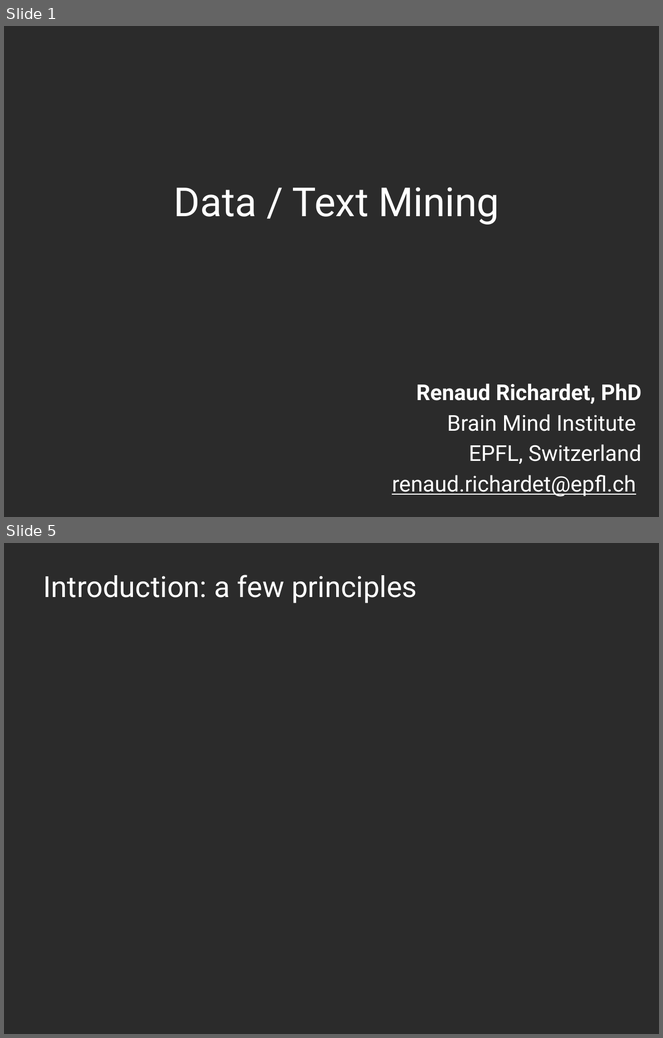
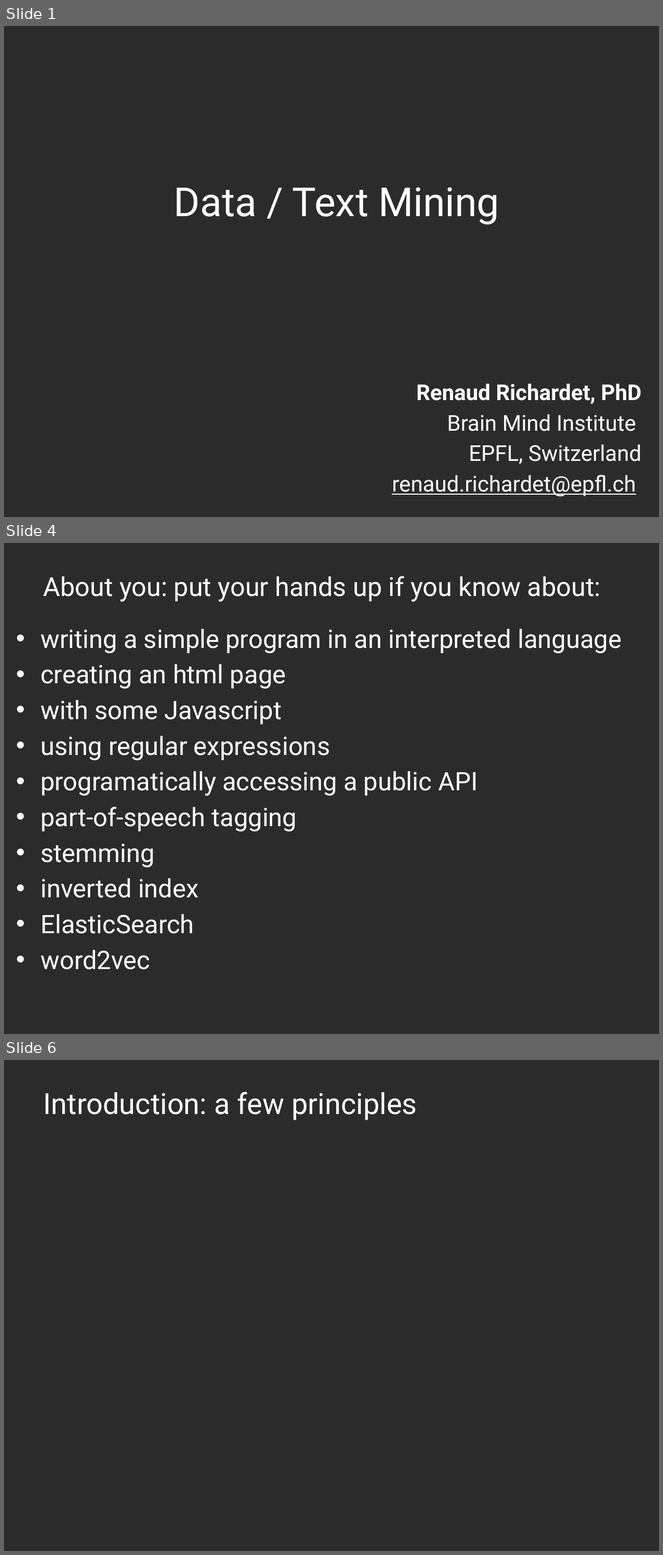
Before and after one commit to ElianeBlumer/text_mining_workshop, a slide deck: 20151126_epfl-library_text-mining.pptx. Shown one above the other, each under a label of ours: slides 1 and 5 before the commit, slides 1, 4 and 6 after it; the slides between them are not shown. The pictures are 663x1038 and 663x1555 pixels, drawn with LibreOffice and Linux fonts; fonts in the diff are those of the drawing; background and template pictures are left out; a plain dark background stands for a picture behind light text. Boxes give left, top, right and bottom in pixels: in the first picture for what was removed or moved away, otherwise in the second. Text is boxed around its words. In the diff, an @@ line names an element or a change of style, - is before the commit and + after.

```diff
--- a/20151126_epfl-library_text-mining.pptx
+++ b/20151126_epfl-library_text-mining.pptx
@@ slide 4 added at <box>4,543,659,1034</box>, background picture (left out) @@
@@ title added at <box>44,576,601,602</box>, 28.8 pt, text #FFFFFF @@
+About you: put your hands up if you know about:
@@ text added at <box>40,629,622,970</box>, 28 pt, text #FFFFFF @@
+• writing a simple program in an interpreted language
+• creating an html page
+• with some Javascript
+• using regular expressions
+• programatically accessing a public API
+• part-of-speech tagging
+• stemming
+• inverted index
+• ElasticSearch
+• word2vec
@@ what was slide 5 is now slide 6 @@
```
Also in this commit, not shown: 2 slides changed, 2 other slides added, 4 slides removed, 17 other files.
